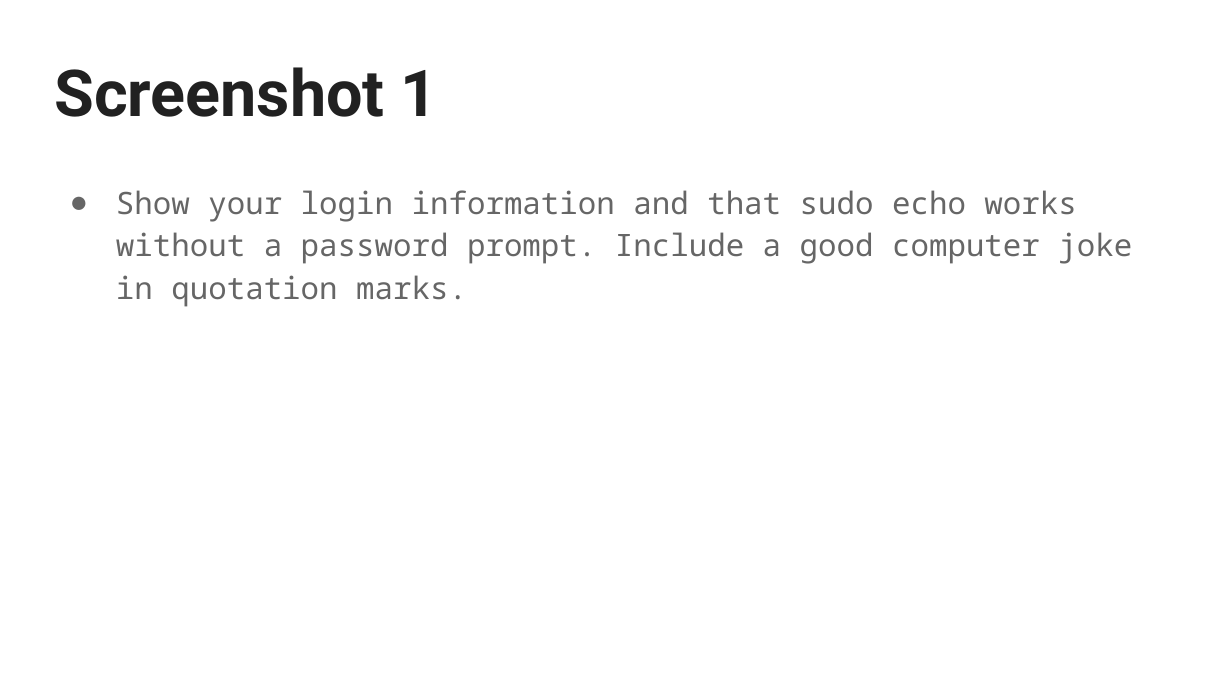
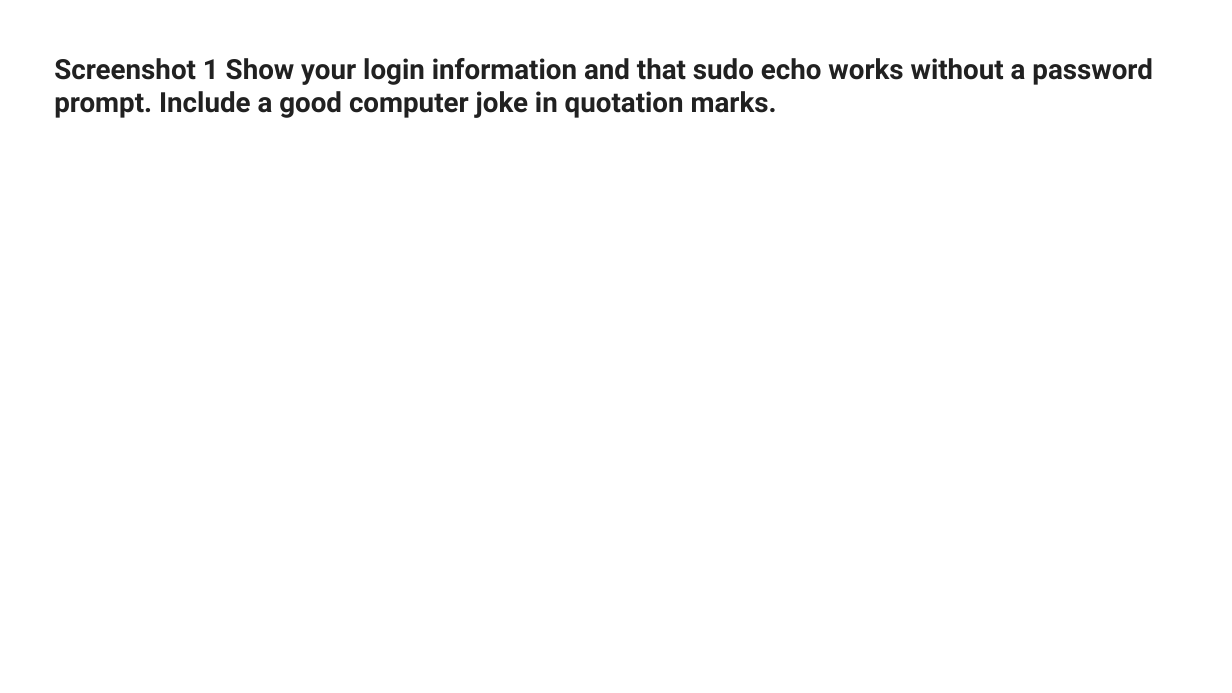
Before and after one commit to WikiSteve/networking-labs, a slide deck: slide 2 of labs/130-linux-storage/assets/Linux Storage SUBMISSION TEMPLATE.pptx. Drawn at 1232x693 pixels with LibreOffice and Linux fonts; fonts in the diff are those of the drawing. Boxes give left, top, right and bottom in pixels: in the first picture for what was removed or moved away, otherwise in the second. Text is boxed around its words. In the diff, an @@ line names an element or a change of style, - is before the commit and + after.

```diff
--- a/labs/130-linux-storage/assets/Linux Storage SUBMISSION TEMPLATE.pptx
+++ b/labs/130-linux-storage/assets/Linux Storage SUBMISSION TEMPLATE.pptx
@@ title at (54, 58, 1153, 118): text changed; size 37.8 to 16.2 pt @@
-Screenshot 1
+Screenshot 1 Show your login information and that sudo echo works without a password prompt. Include a good computer joke in quotation marks.
@@ text removed at (116, 190, 1132, 307) @@
-● Show your login information and that sudo echo works without a password prompt. Include a good computer joke in quotation marks.
```
Also in this commit, not shown: 4 other slides changed, 6 other files.
